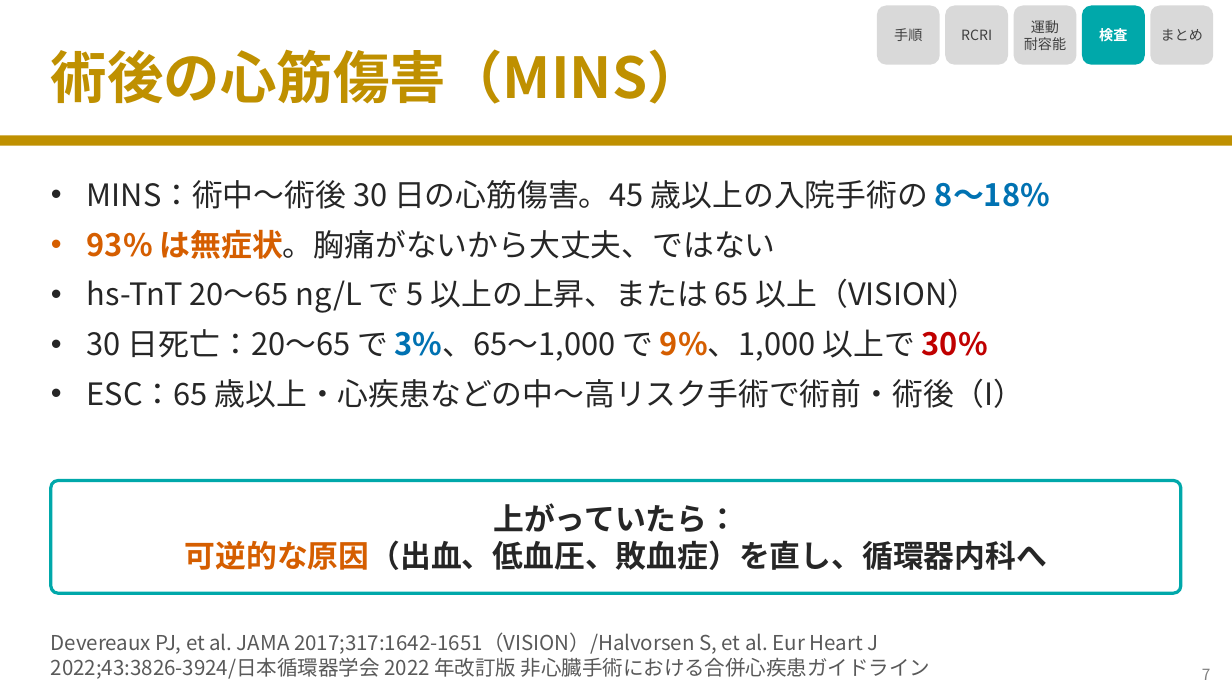
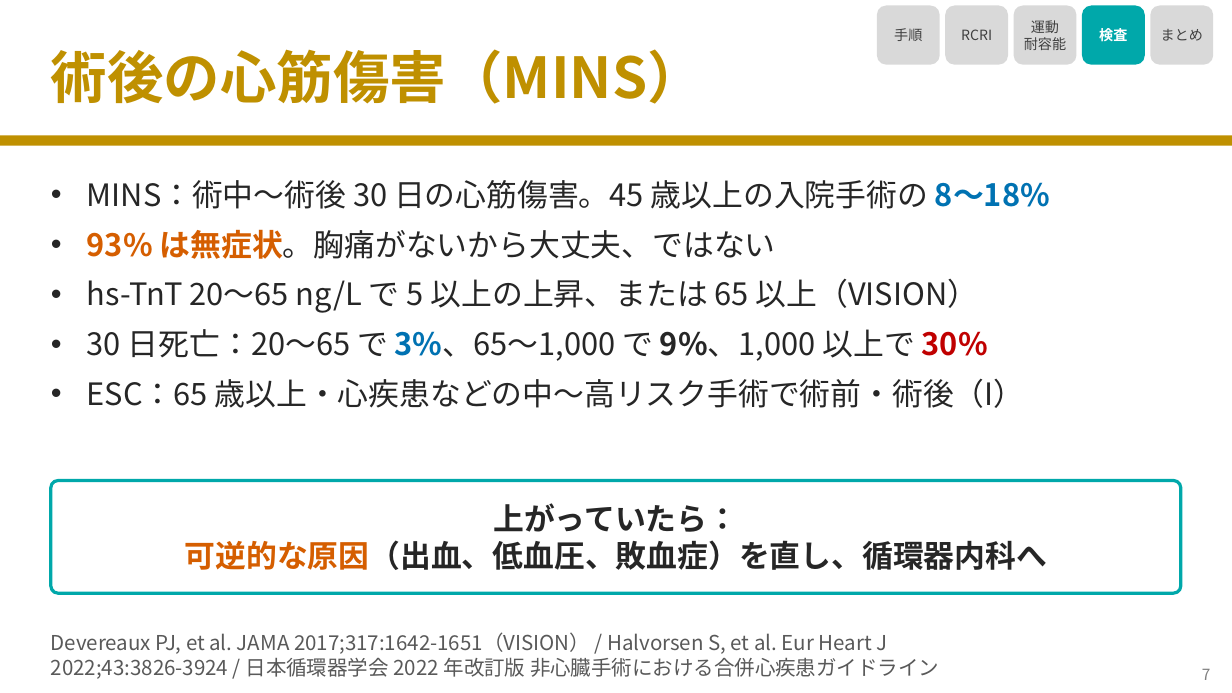
Before and after one commit to nobumitsu-3141/Anes-lecture, a slide deck: slide 8 of slides/4-7_cardiac_risk_assessment/4-7_cardiac_risk_assessment.pptx. Drawn at 1232x693 pixels with LibreOffice and Linux fonts; fonts in the diff are those of the drawing. Boxes give left, top, right and bottom in pixels: in the first picture for what was removed or moved away, otherwise in the second. Text is boxed around its words. In the diff, an @@ line names an element or a change of style, - is before the commit and + after.

```diff
--- a/slides/4-7_cardiac_risk_assessment/4-7_cardiac_risk_assessment.pptx
+++ b/slides/4-7_cardiac_risk_assessment/4-7_cardiac_risk_assessment.pptx
@@ text "MINS：術中〜術後 30 日の心筋傷害。45 歳以上の入院手術の 8〜18%" at bbox=[87, 180, 1050, 408]: text colour #D55E00 to #262626 in "9%、1,000" @@
@@ text at bbox=[51, 632, 939, 679]: spaces changed @@
-Devereaux PJ, et al. JAMA 2017;317:1642-1651（VISION）/Halvorsen S, et al. Eur Heart J
-2022;43:3826-3924/日本循環器学会 2022 年改訂版 非心臓手術における合併心疾患ガイドライン
+Devereaux PJ, et al. JAMA 2017;317:1642-1651（VISION） / Halvorsen S, et al. Eur Heart J
+2022;43:3826-3924 / 日本循環器学会 2022 年改訂版 非心臓手術における合併心疾患ガイドライン
```
Also in this commit, not shown: 4 other slides changed, 4 other files.
